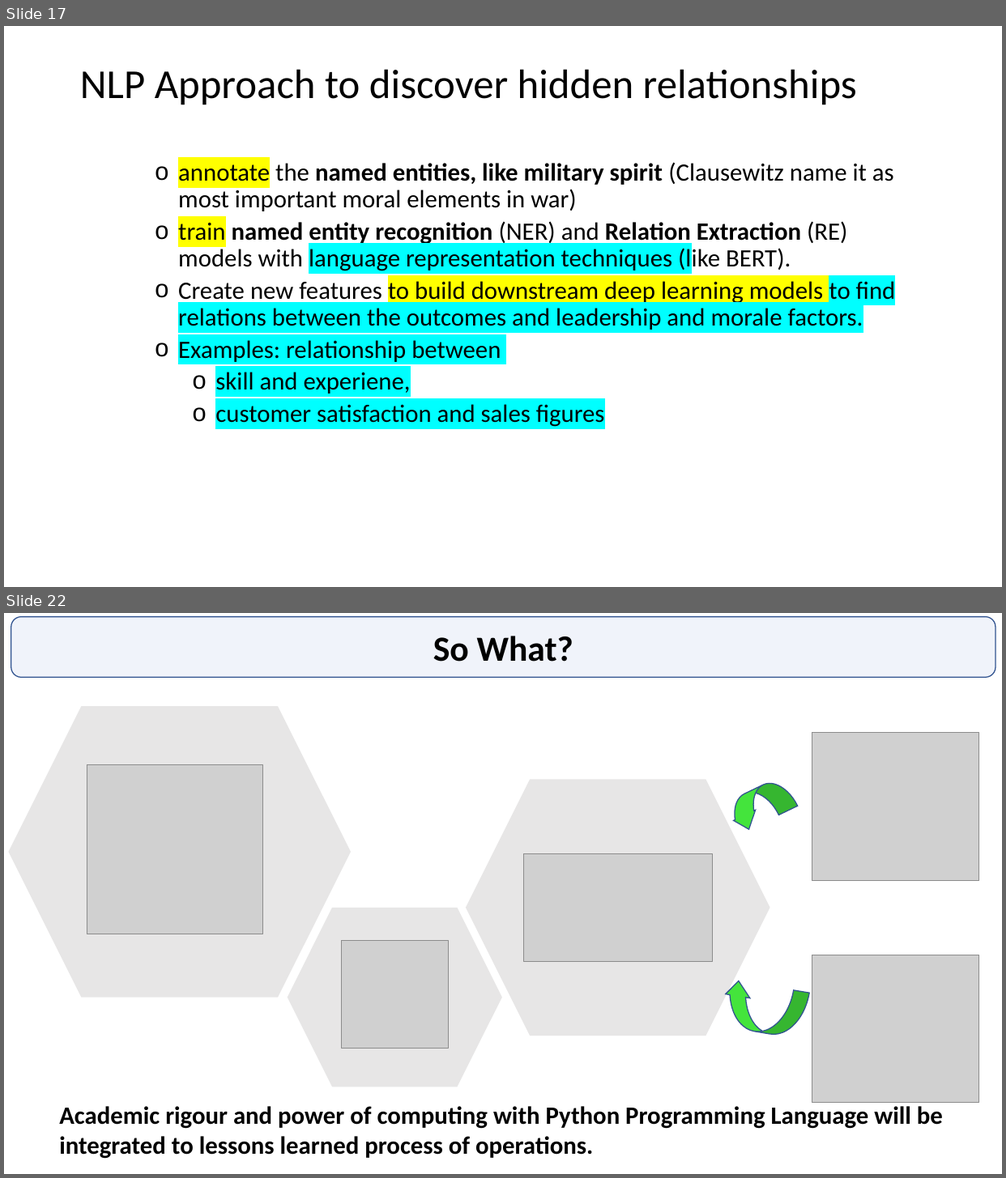
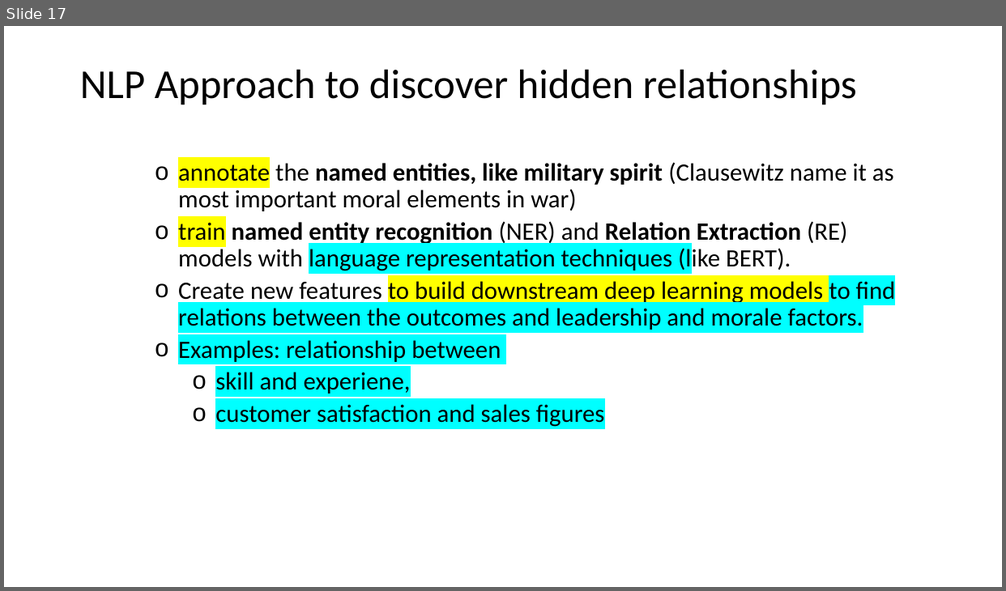
Before and after one commit to GurkanGitHub/PhD, a slide deck: PhD Discussion.pptx. Shown one above the other, each under a label of ours: slides 17 and 22 before the commit, slide 17 after it; the slides between them are not shown. The pictures are 1006x1178 and 1006x591 pixels, drawn with LibreOffice and Linux fonts; fonts in the diff are those of the drawing; grey boxes stand for pictures. Boxes give left, top, right and bottom in pixels: in the first picture for what was removed or moved away, otherwise in the second. Text is boxed around its words. In the diff, an @@ line names an element or a change of style, - is before the commit and + after.

```diff
--- a/PhD Discussion.pptx
+++ b/PhD Discussion.pptx
@@ slide 22 removed at (x1=4, y1=613, x2=1002, y2=1174), background #FFFFFF @@
@@ rounded rectangle removed at (x1=11, y1=617, x2=996, y2=677) @@
-So What?
@@ hexagon removed at (x1=9, y1=707, x2=351, y2=998) @@
@@ picture removed at (x1=812, y1=733, x2=978, y2=880) @@
@@ picture removed at (x1=87, y1=765, x2=262, y2=934) @@
@@ hexagon removed at (x1=466, y1=779, x2=770, y2=1036) @@
@@ curved right arrow removed at (x1=723, y1=775, x2=798, y2=834) @@
@@ picture removed at (x1=523, y1=854, x2=712, y2=962) @@
@@ hexagon removed at (x1=288, y1=908, x2=503, y2=1088) @@
@@ picture removed at (x1=341, y1=941, x2=448, y2=1048) @@
@@ picture removed at (x1=812, y1=955, x2=978, y2=1102) @@
@@ curved left arrow removed at (x1=719, y1=979, x2=809, y2=1039) @@
@@ text removed at (x1=59, y1=1106, x2=943, y2=1159) @@
-Academic rigour and power of computing with Python Programming Language will be integrated to lessons learned process of operations.
```
Also in this commit, not shown: 4 slides changed, 8 slides added, 3 other slides removed, 8 other files.
